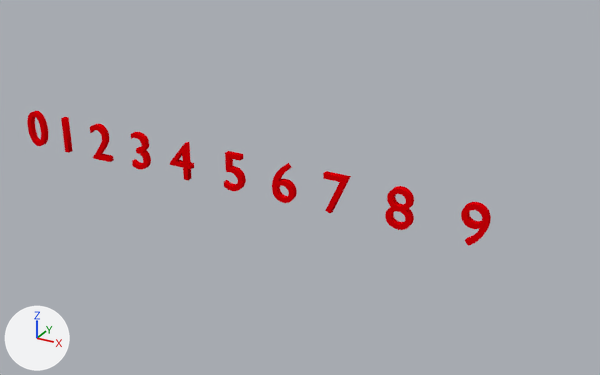
Two versions of the Blender file Assets/Models/TutorialAssets/3DTextUI.blend, one commit apart.
Both versions are drawn from a 50 mm camera at (11.44, -11.05, 5.84) aimed at (5.2, 0.29, 0.17). Arrows for +X, +Y and +Z are at lower left; the lights stay in place. Text is drawn in Blender's own font.

In view in the first picture: '0', '1', '2', '3', '4', '5', '6', '7', '8', '9'.
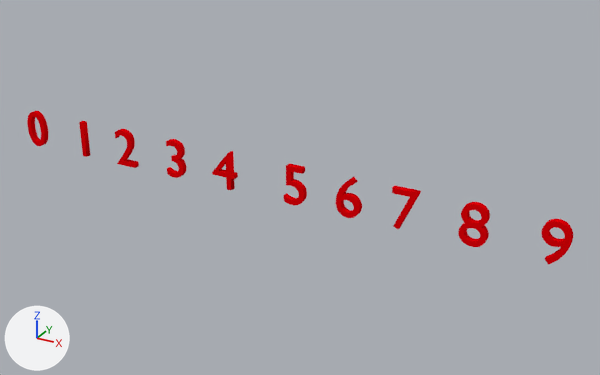
Boxes (x1, y1, x2, y2) around the edits, measured in the pictures (600 x 375 px):
'8', moved: before (385, 186, 414, 230); after (458, 202, 490, 247)
'9', moved: before (461, 202, 491, 246); after (542, 219, 573, 264)
'6', moved: before (272, 163, 297, 203); after (336, 177, 362, 218)
'5', moved: before (224, 151, 246, 191); after (284, 164, 307, 205)
'4', moved: before (170, 142, 194, 180); after (212, 151, 238, 190)
'7', moved: before (323, 171, 351, 213); after (392, 186, 421, 229)
'3', moved: before (131, 132, 151, 170); after (166, 139, 186, 178)
'2', moved: before (90, 124, 114, 162); after (115, 129, 139, 168)
'1', moved: before (61, 117, 73, 153); after (79, 121, 90, 157)

The change in detail:
Object '1' (ob_1) moves from (0.0, 0.0, 0.0) to (0.45, 0.0, 0.0).
Object '2' (ob_2) moves from (0.86, 0.0, 0.0) to (1.46, 0.0, 0.0).
Object '3' (ob_3) moves from (1.8, 0.0, 0.0) to (2.6, 0.0, 0.0).
Object '4' (ob_4) moves from (2.72, 0.0, 0.0) to (3.64, 0.0, 0.0).
Object '5' (ob_5) moves from (3.83, 0.0, 0.0) to (5.03, 0.0, 0.0).
Object '6' (ob_6) moves from (4.81, 0.0, 0.0) to (6.01, 0.0, 0.0).
Object '7' (ob_7) moves from (5.77, 0.0, 0.0) to (6.97, 0.0, 0.0).
Object '8' (ob_8) moves from (6.89, 0.0, 0.0) to (8.09, 0.0, 0.0).
Object '9' (ob_9) moves from (8.1, 0.0, 0.0) to (9.3, 0.0, 0.0).
